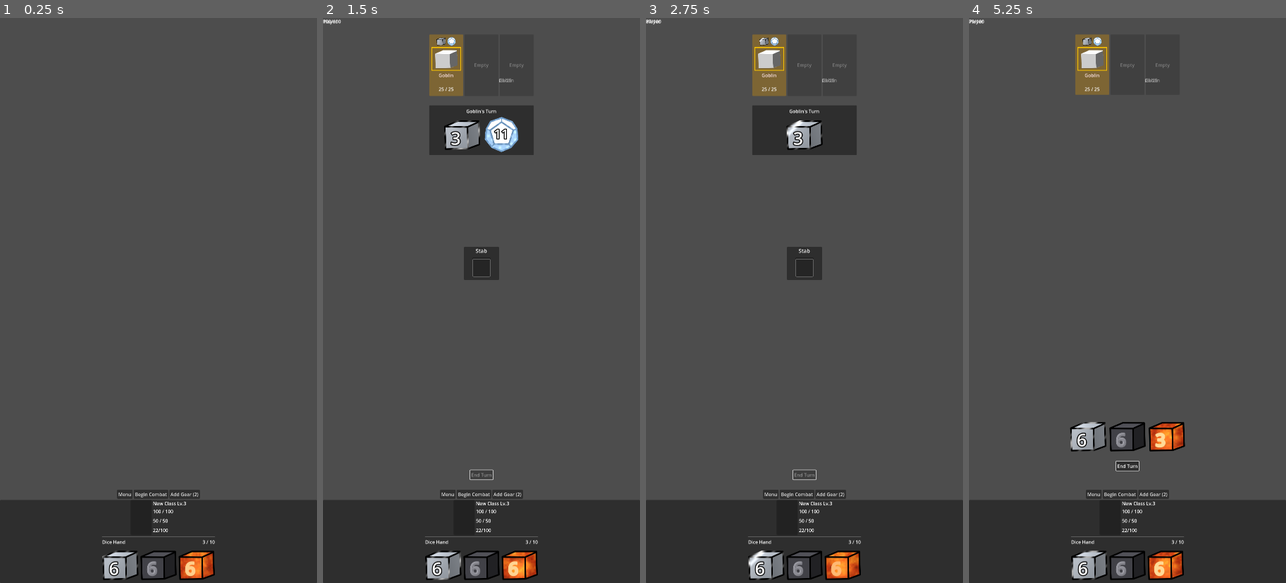
Above: before the commit, frames 1-4 (left to right).
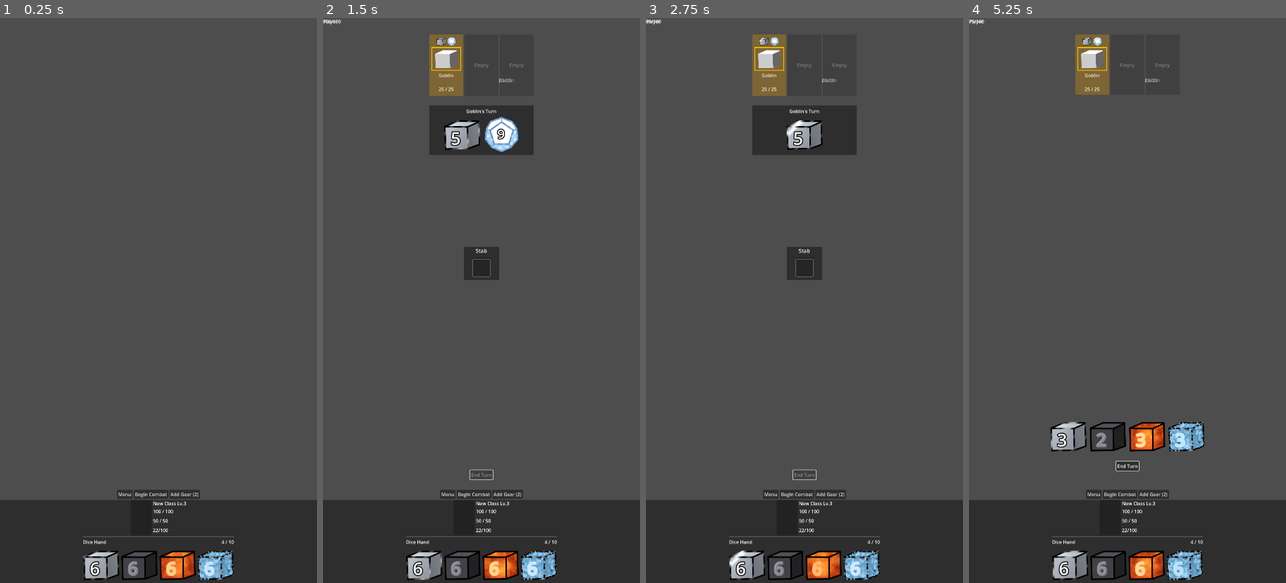
Above: after the commit, the same moments.

Repository: smugmonster66-design/godot-dice-rpg
Game: Godot game, scene res://scenes/game/map_scene.tscn
Same seed, same stepped clock (60 frames per second), same inputs: the game is played once before the commit and once after it.
Inputs (mouse positions are in pixels of both pictures, inside the frame that each line leads up to):
- Up to frame 1 (0.25 s): no input
- Up to frame 2 (1.5 s): click "Begin Combat" at 0.5 s; click "End Turn" at 1.25 s
- Up to frame 3 (2.75 s): tap Enter at 2 s; drag from (769, 63) to (836, 176) at 2.02 s
- Up to frame 4 (5.25 s): drag from (1127, 63) to (1111, 413) at 2.77 s; click "End Turn" at 3.5 s; move the mouse to (1162, 63) at 4.27 s; click (1162, 63) at 4.42 s; drag from (1127, 260) to (1032, 215) at 5.02 s

The runs differ from the first frame. In frame 1, 2.3% of the frame differs, in the area x 26-74%, y 91-100%; in frame 2, 2.4%; in frame 3, 2.3%; in frame 4, 4.4%, in the area x 0-75%, y 0-100%.

Commit message:
working!

Diff:
--- /dev/null
+++ b/resources/dice/base elemental dice/d6_ice.tres
@@ -0,0 +1,15 @@
+[gd_resource type="Resource" script_class="DieResource" load_steps=6 format=3 uid="uid://nebufhkvm6a4"]
+
+[ext_resource type="Resource" path="res://resources/affixes/elements/ice_element.tres" id="1_d88eh"]
+[ext_resource type="Texture2D" uid="uid://dr42i14gm0fjv" path="res://assets/dice/d6-basic-fill.png" id="2_alou7"]
+[ext_resource type="Script" uid="uid://s6ivem1wgjrx" path="res://resources/data/dice_affix.gd" id="3_gknnj"]
+[ext_resource type="Script" uid="uid://d3l85pyscg85h" path="res://resources/data/die_resource.gd" id="4_4pagw"]
+[ext_resource type="Texture2D" uid="uid://bur1msy570ruf" path="res://assets/dice/d6-basic-stroke.png" id="5_yj5t7"]
+
+[resource]
+script = ExtResource("4_4pagw")
+display_name = "D6"
+element = 5
+element_affix = ExtResource("1_d88eh")
+fill_texture = ExtResource("2_alou7")
+stroke_texture = ExtResource("5_yj5t7")
--- a/resources/player_classes/warrior.tres
+++ b/resources/player_classes/warrior.tres
@@ -8,13 +8,14 @@
 [ext_resource type="Resource" uid="uid://cw312lbitxooi" path="res://resources/dice/base elemental dice/d6_blunt.tres" id="6_3jdp8"]
 [ext_resource type="Resource" uid="uid://l2yabmsdy176" path="res://resources/dice/base elemental dice/d6_slashing.tres" id="7_wtd5a"]
 [ext_resource type="Resource" uid="uid://b5ueqg374e25a" path="res://resources/dice/base elemental dice/d6_fire.tres" id="8_wtd5a"]
+[ext_resource type="Resource" uid="uid://nebufhkvm6a4" path="res://resources/dice/base elemental dice/d6_ice.tres" id="9_1cmot"]
 
 [resource]
 script = ExtResource("1_3nn7d")
 base_health = 120
 mana_per_level = 0
 strength_per_level = 2.0
-starting_dice = Array[ExtResource("2_agdky")]([ExtResource("6_3jdp8"), ExtResource("7_wtd5a"), ExtResource("8_wtd5a")])
+starting_dice = Array[ExtResource("2_agdky")]([ExtResource("6_3jdp8"), ExtResource("7_wtd5a"), ExtResource("8_wtd5a"), ExtResource("9_1cmot")])
 skill_tree_1 = ExtResource("2_jreak")
 skill_tree_2 = ExtResource("3_6qkit")
 skill_tree_3 = ExtResource("4_3jdp8")
Not shown: 1 places in resources/player_classes/warrior.tres that only renumber resources
